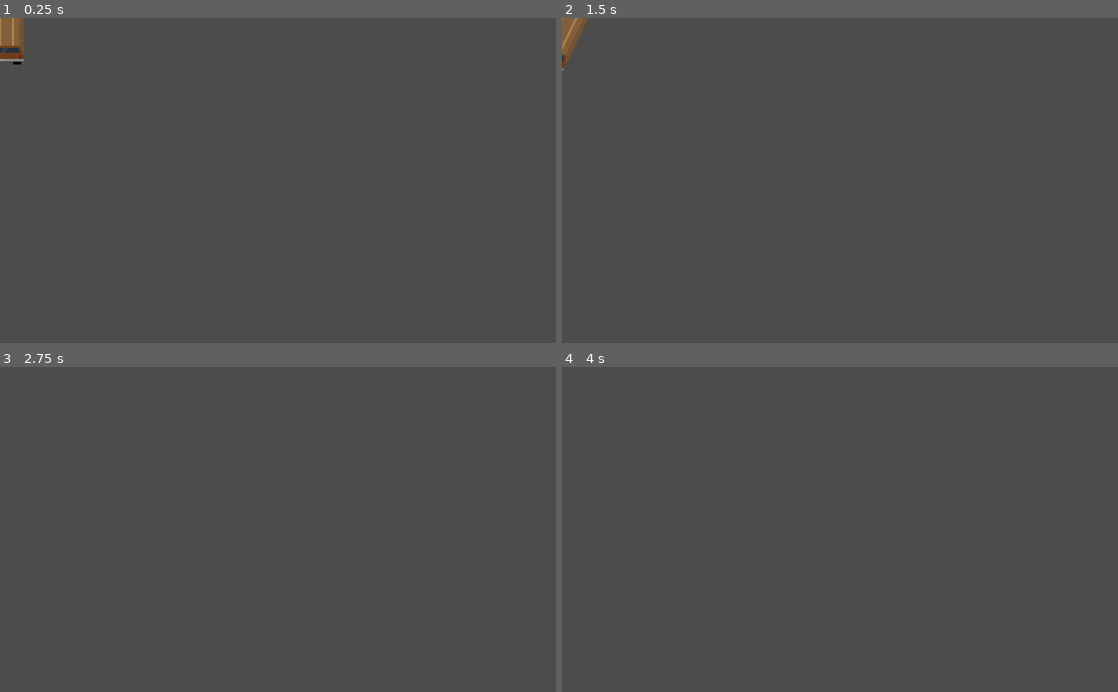
Above: before the commit, frames 1-4 (two rows, left to right).
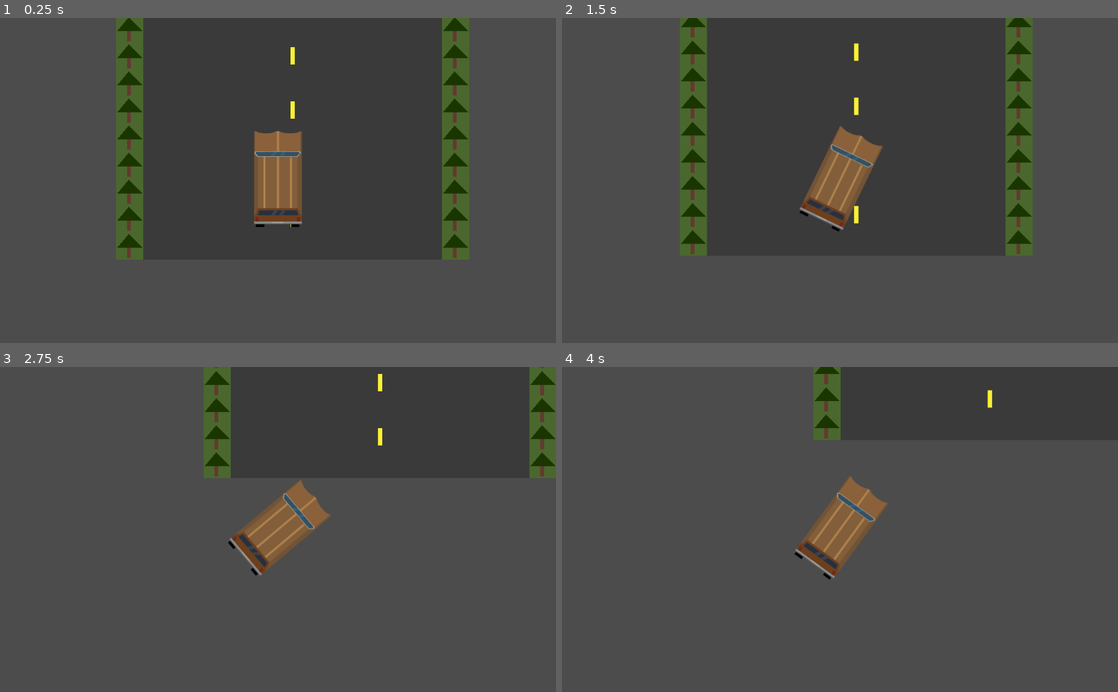
Above: after the commit, the same moments.

Repository: dave-santiano/survival_roadtrip
Game: Godot game, scene res://main.tscn
The game is run twice, just before and just after one commit, with the same random seed, the same clock (stepped at 60 frames per second) and the same inputs. Before the commit the project starts from res://Car.tscn.
Inputs:
- Up to frame 1 (0.25 s): no input
- Up to frame 2 (1.5 s): tap Enter at 0.5 s; hold Right (ui_right) 0.53-1.28 s; hold Down (ui_down) from 1.28 s (still down)
- Up to frame 3 (2.75 s): release Down (ui_down) at 2.03 s; hold Right (ui_right) from 2.03 s (still down)
- Up to frame 4 (4 s): release Right (ui_right) at 2.78 s; hold Up (ui_up) 2.78-3.53 s; hold Left (ui_left) from 3.53 s (still down)

The runs differ from the first frame. In frame 1, 10% of the frame differs, in the area x 0-85%, y 0-75%; in frame 2, 10%; in frame 3, 5.7%; in frame 4, 3.5%.

Commit message:
Added car to main scene

Diff:
--- a/main.tscn
+++ b/main.tscn
@@ -1,6 +1,7 @@
-[gd_scene load_steps=2 format=2]
+[gd_scene load_steps=3 format=2]
 
 [ext_resource path="res://assets/testTileSet.tres" type="TileSet" id=1]
+[ext_resource path="res://Car.tscn" type="PackedScene" id=2]
 
 [node name="Node2D" type="Node2D"]
 
@@ -9,3 +10,9 @@
 cell_size = Vector2( 50, 50 )
 format = 1
 tile_data = PoolIntArray( -720891, 0, 0, -720890, 2, 0, -720889, 2, 0, -720888, 3, 0, -720887, 2, 0, -720886, 2, 0, -72 …(5076 unchanged characters)…
+
+[node name="Car" parent="." instance=ExtResource( 2 )]
+position = Vector2( 548.225, 704.351 )
+
+[node name="Camera2D" type="Camera2D" parent="Car"]
+current = true
--- a/project.godot
+++ b/project.godot
@@ -16,7 +16,7 @@
 [application]
 
 config/name="survival_roadtrip"
-run/main_scene="res://Car.tscn"
+run/main_scene="res://main.tscn"
 config/icon="res://icon.png"
 
 [rendering]
